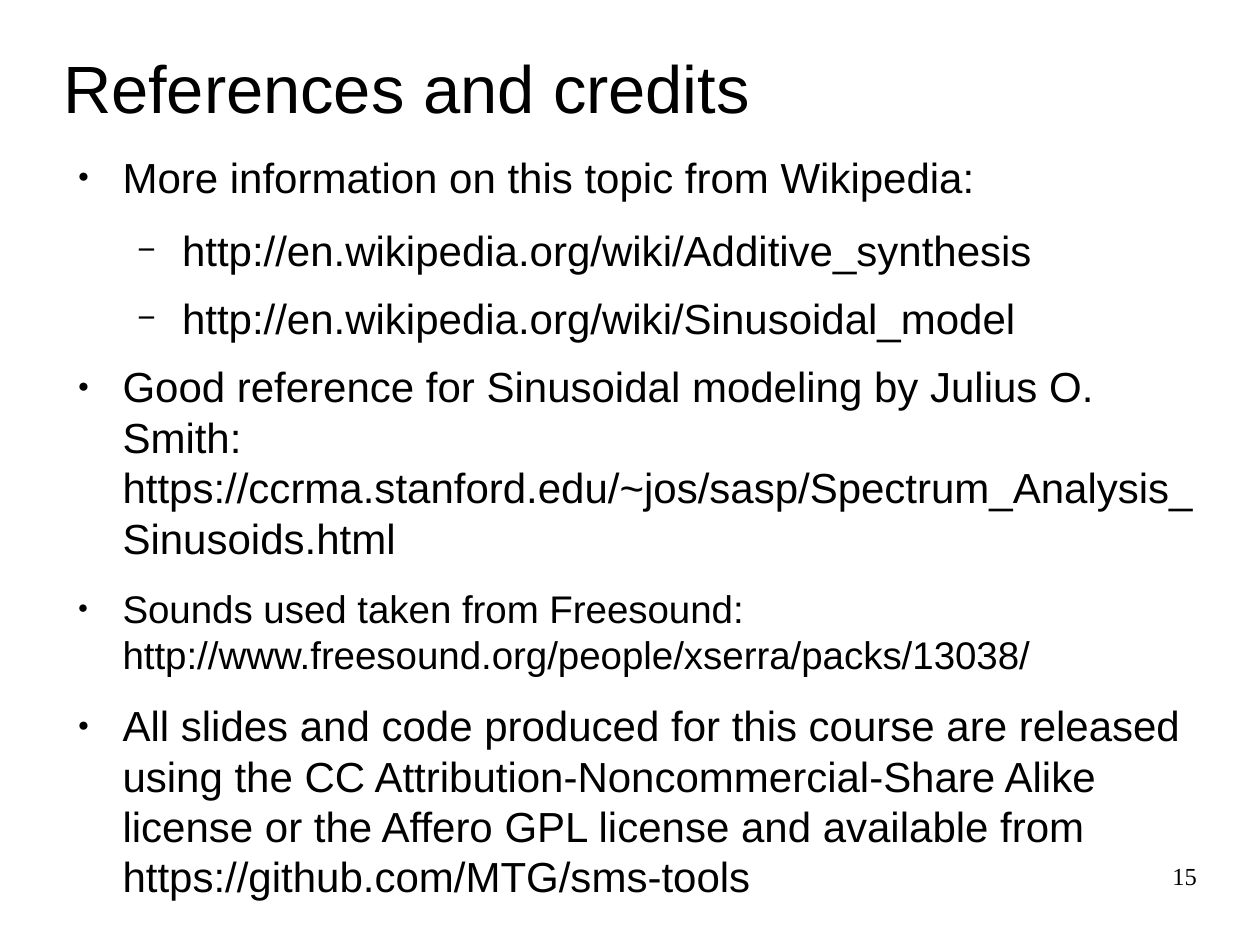
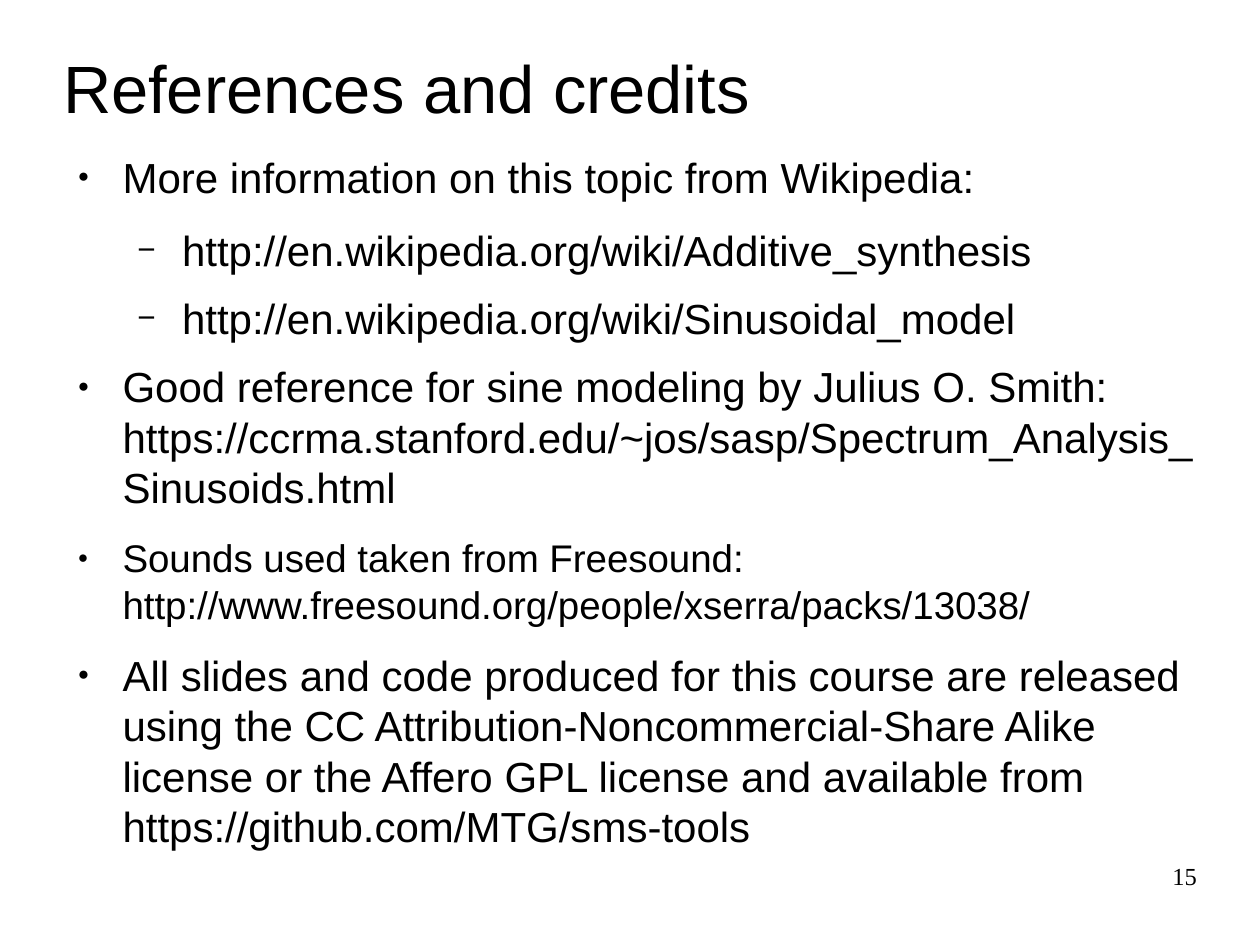
Before and after one commit to MTG/sms-tools, a slide deck: slide 15 of lectures/5-Sinusoidal-model/Sinusoidal-Model-2.odp. Drawn at 1260x945 pixels with LibreOffice and Linux fonts; fonts in the diff are those of the drawing. Boxes give left, top, right and bottom in pixels: in the first picture for what was removed or moved away, otherwise in the second. Text is boxed around its words. In the diff, an @@ line names an element or a change of style, - is before the commit and + after.

```diff
--- a/lectures/5-Sinusoidal-model/Sinusoidal-Model-2.odp
+++ b/lectures/5-Sinusoidal-model/Sinusoidal-Model-2.odp
@@ text at <box>123,371,1193,504</box>: text changed @@
-● Good reference for Sinusoidal modeling by Julius O. Smith: https://ccrma.stanford.edu/~jos/sasp/Spectrum_Analysis_Sinusoids.html
+● Good reference for sine modeling by Julius O. Smith: https://ccrma.stanford.edu/~jos/sasp/Spectrum_Analysis_Sinusoids.html
```
Also in this commit, not shown: 31 other files.
